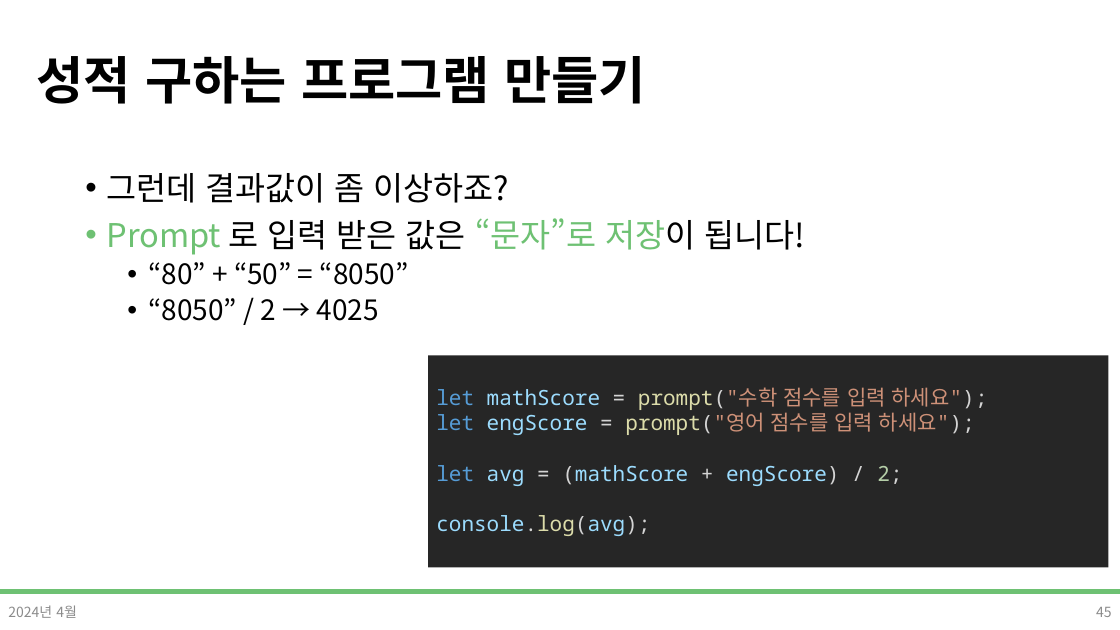
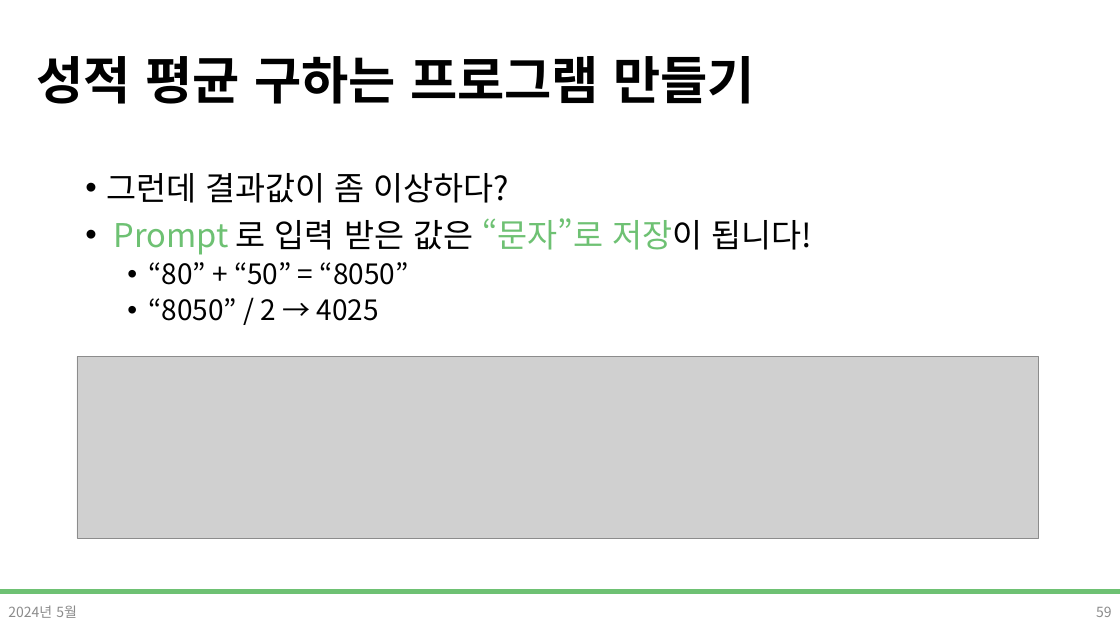
Before and after one commit to DevDamon0527/SeSAC_Yeongdeungpo_Campus_6th, a slide deck: slide 59 of material/[SeSAC_YDP_6] 04-1_Javascript.pptx (slide 45 before the commit). Drawn at 1120x630 pixels with LibreOffice and Linux fonts; fonts in the diff are those of the drawing; grey boxes stand for pictures; background and template pictures are left out. Boxes give left, top, right and bottom in pixels: in the first picture for what was removed or moved away, otherwise in the second. Text is boxed around its words. In the diff, an @@ line names an element or a change of style, - is before the commit and + after.

```diff
--- a/material/[SeSAC_YDP_6] 04-1_Javascript.pptx
+++ b/material/[SeSAC_YDP_6] 04-1_Javascript.pptx
@@ title at box(36, 56, 755, 104): text changed @@
-성적 구하는 프로그램 만들기
+성적 평균 구하는 프로그램 만들기
@@ text at box(106, 173, 510, 203): text changed @@
-• 그런데 결과값이 좀 이상하죠?
+• 그런데 결과값이 좀 이상하다?
@@ picture added at box(77, 357, 1039, 539) @@
@@ rectangle removed at box(429, 355, 1109, 567) @@
-let mathScore = prompt("수학 점수를 입력 하세요");
-let engScore = prompt("영어 점수를 입력 하세요");
-let avg = (mathScore + engScore) / 2;
-console.log(avg);
@@ text at box(8, 605, 77, 618): text changed @@
-2024년 4월
+2024년 5월
@@ page number at box(1096, 606, 1112, 617): text changed @@
-45
+59
```
Also in this commit, not shown: 89 other slides changed, 16 slides added, 3 slides removed, 16 other files.
